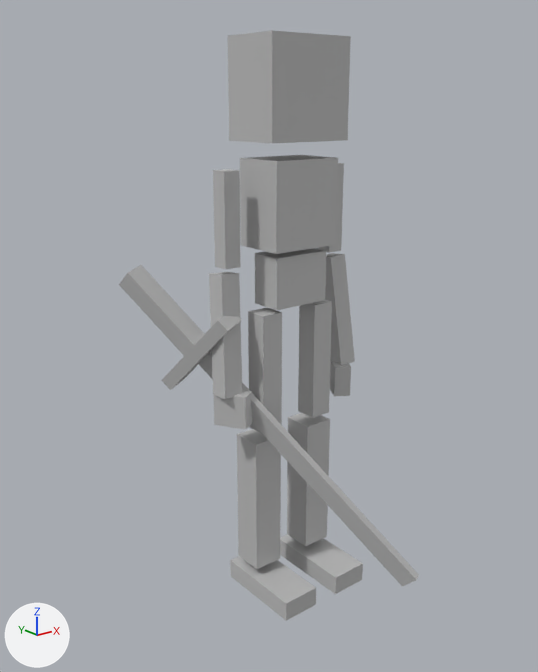
Before and after pictures for a commit that changed the FBX model Kristoslav-project/Assets/Resources/Animations/GrayBox/Jump_anim.fbx.
The view is the same before and after, from a 50 mm camera at (-1.059, -1.254, 1.14) aimed at (-0.075, -0.025, 0.648). The axes (+X, +Y, +Z) are drawn at lower left. The lights are the same throughout. Where no turn or scale is listed for an object, it has been applied to the vertices.

The first picture shows 'CharGreybox', 'Sword'.
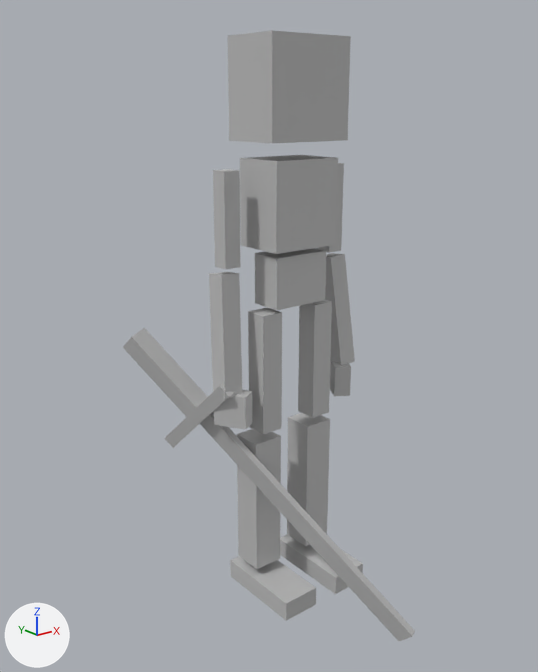
Changed parts and their boxes [x1, y1, x2, y2] in the pictures (538 x 672 px):
```json
{"object": "Sword", "change": "moved", "before": [119, 265, 419, 586], "after": [123, 328, 415, 641]}
```

The change, as JSON lines over the scene's bpy script:
```json
{"op": "set", "path": "ob_sword.location", "old": "(-0.198, 0.097, 0.627)", "new": "(-0.198, 0.097, 0.479)"}
```
